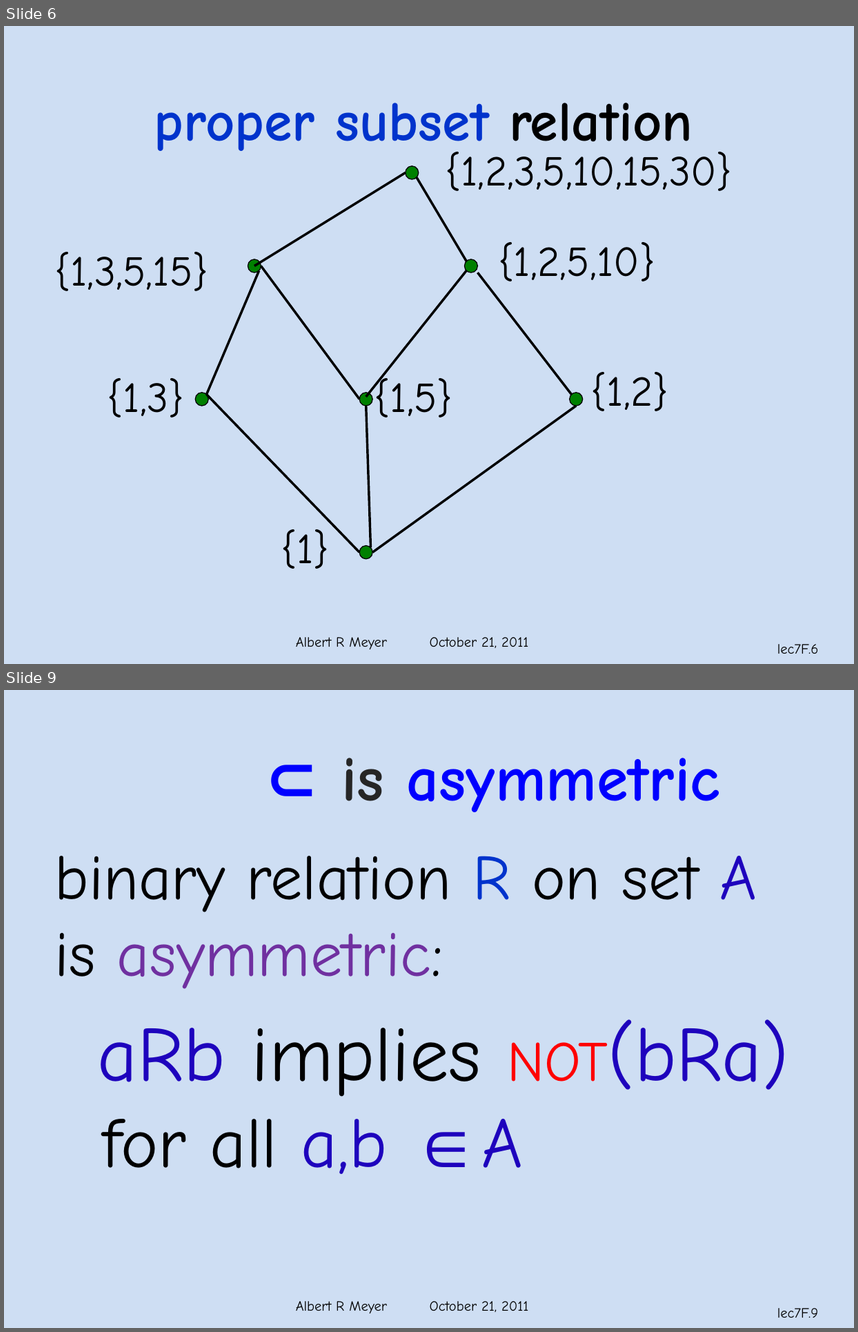
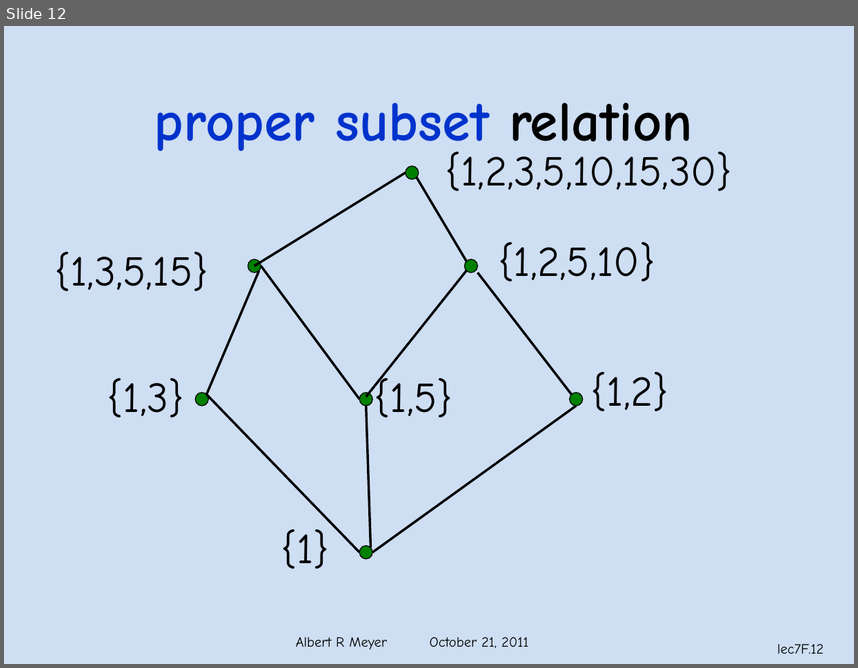
Before and after one commit to armeyer/mcs_web, a slide deck: fall11/slidesF11/slides7f.pptx. Shown one above the other, each under a label of ours: slides 6 and 9 before the commit, slide 12 after it; the slides between them are not shown. The pictures are 858x1332 and 858x668 pixels, drawn with LibreOffice and Linux fonts; fonts in the diff are those of the drawing; background and template pictures are left out. Boxes give left, top, right and bottom in pixels: in the first picture for what was removed or moved away, otherwise in the second. Text is boxed around its words. In the diff, an @@ line names an element or a change of style, - is before the commit and + after.

```diff
--- a/fall11/slidesF11/slides7f.pptx
+++ b/fall11/slidesF11/slides7f.pptx
@@ slide 9 removed at box(4, 690, 854, 1328), background #C6D9F1 at 85% opacity; not listed: 2 template elements that a slide beside it also shows @@
@@ title removed at box(341, 758, 720, 812) @@
-⊂ is asymmetric
@@ text removed at box(55, 856, 789, 1174) @@
-binary relation R on set A
-is asymmetric:
-aRb implies NOT(bRa)
-for all a,b ∈A
@@ what was slide 6 is now slide 12 @@
@@ page number at box(777, 644, 824, 653): text changed @@
-lec7F.6
+lec7F.12
```
Also in this commit, not shown: 4 slides changed, 3 slides added, 3 other slides removed, 1 other file.
